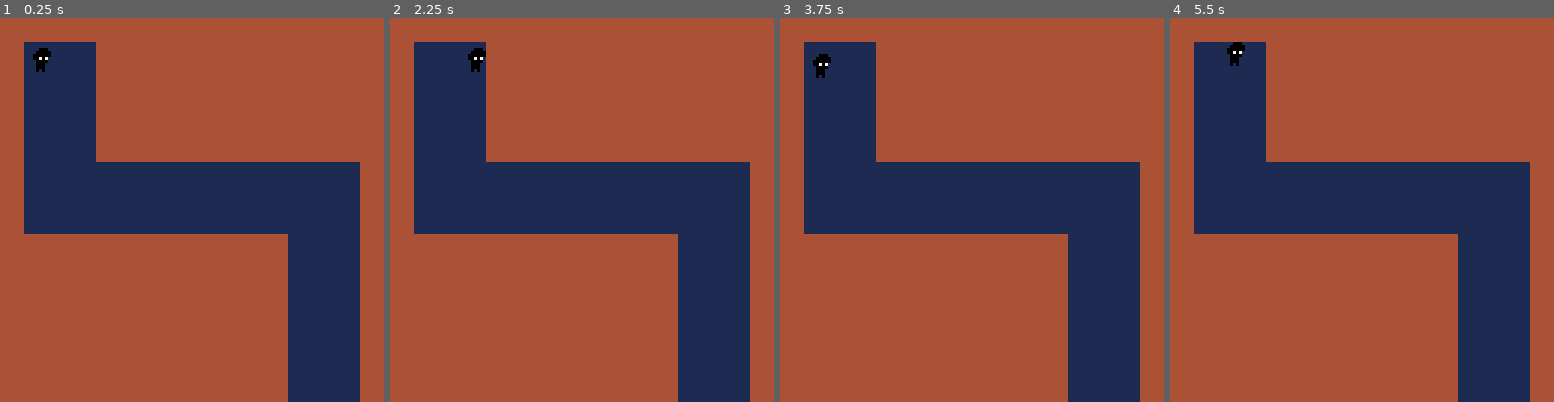
Above: before the commit, frames 1-4 (left to right).
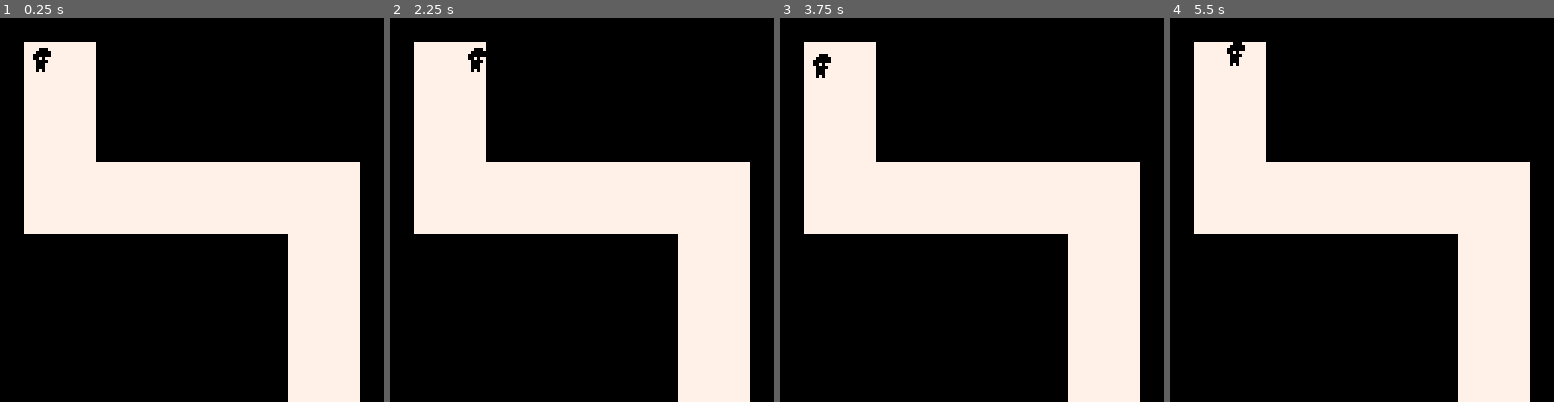
Above: after the commit, the same moments.

Repository: marco-vidali/darkhold
Game: PICO-8 cartridge darkhold.p8
The game is run twice, just before and just after one commit, with the same random seed, the same clock (stepped at 60 frames per second) and the same inputs.
Inputs:
- Up to frame 1 (0.25 s): no input
- Up to frame 2 (2.25 s): tap O (Z key) at 0.7, 1.7, 2.1 s; hold Right 1.6-2.1 s; hold Up from 2.15 s (still down)
- Up to frame 3 (3.75 s): release Up at 2.42 s; hold Right 2.47-3.03 s; tap O (Z key) every 0.4 s from 2.5 to 3.7 s; hold Left 3.08-3.58 s; hold Down from 3.63 s (still down)
- Up to frame 4 (5.5 s): release Down at 3.97 s; hold Right 4.02-4.68 s; tap O (Z key) every 0.4 s from 4.1 to 5.3 s; hold Up 4.73-5.03 s; hold Left from 5.08 s (still down)

The runs differ from the first frame. In frame 1, 100% of the frame differs, in the area x 0-100%, y 0-100%; in frame 2, 100%; in frame 3, 100%; in frame 4, 100%.

Commit message:
Change map colors

Diff:
--- a/darkhold.p8
+++ b/darkhold.p8
@@ -6,14 +6,14 @@
 #include scripts/light.lua
 #include scripts/player.lua
 __gfx__
-00000000bbb000bb4444444411111111000000000000000000000000000000000000000000000000000000000000000000000000000000000000000000000000
-00000000bb00000b4444444411111111000000000000000000000000000000000000000000000000000000000000000000000000000000000000000000000000
-00700700b000000b4444444411111111000000000000000000000000000000000000000000000000000000000000000000000000000000000000000000000000
-00077000b00707bb4444444411111111000000000000000000000000000000000000000000000000000000000000000000000000000000000000000000000000
-00077000bb0000bb4444444411111111000000000000000000000000000000000000000000000000000000000000000000000000000000000000000000000000
-00700700bb000bbb4444444411111111000000000000000000000000000000000000000000000000000000000000000000000000000000000000000000000000
-00000000bb000bbb4444444411111111000000000000000000000000000000000000000000000000000000000000000000000000000000000000000000000000
-00000000bb0b0bbb4444444411111111000000000000000000000000000000000000000000000000000000000000000000000000000000000000000000000000
+00000000bbb000bb0000000077777777000000000000000000000000000000000000000000000000000000000000000000000000000000000000000000000000
+00000000bb00000b0000000077777777000000000000000000000000000000000000000000000000000000000000000000000000000000000000000000000000
+00700700b000000b0000000077777777000000000000000000000000000000000000000000000000000000000000000000000000000000000000000000000000
+00077000b00707bb0000000077777777000000000000000000000000000000000000000000000000000000000000000000000000000000000000000000000000
+00077000bb0000bb0000000077777777000000000000000000000000000000000000000000000000000000000000000000000000000000000000000000000000
+00700700bb000bbb0000000077777777000000000000000000000000000000000000000000000000000000000000000000000000000000000000000000000000
+00000000bb000bbb0000000077777777000000000000000000000000000000000000000000000000000000000000000000000000000000000000000000000000
+00000000bb0b0bbb0000000077777777000000000000000000000000000000000000000000000000000000000000000000000000000000000000000000000000
 __gff__
 0000010000000000000000000000000000000000000000000000000000000000000000000000000000000000000000000000000000000000000000000000000000000000000000000000000000000000000000000000000000000000000000000000000000000000000000000000000000000000000000000000000000000000
 0000000000000000000000000000000000000000000000000000000000000000000000000000000000000000000000000000000000000000000000000000000000000000000000000000000000000000000000000000000000000000000000000000000000000000000000000000000000000000000000000000000000000000
